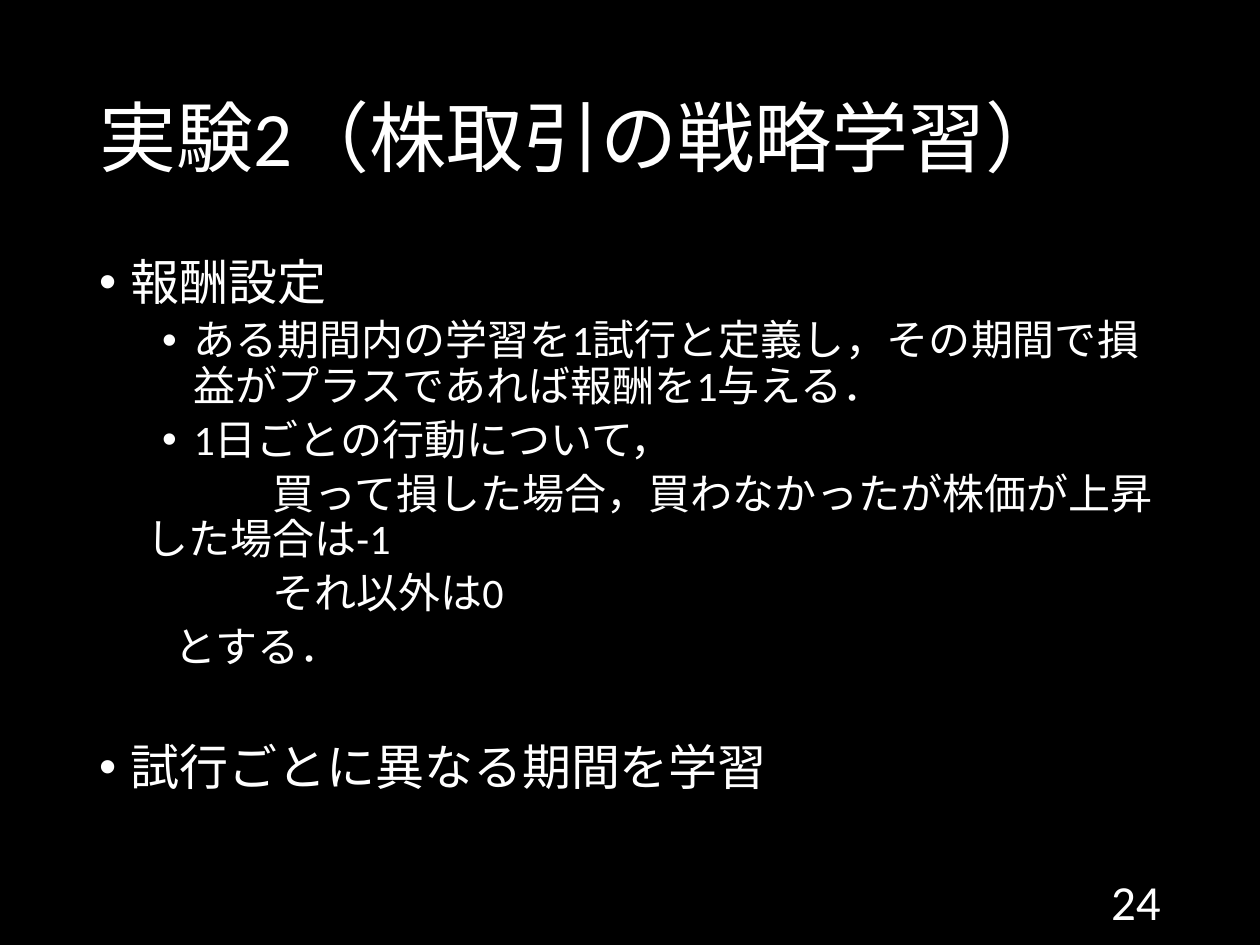
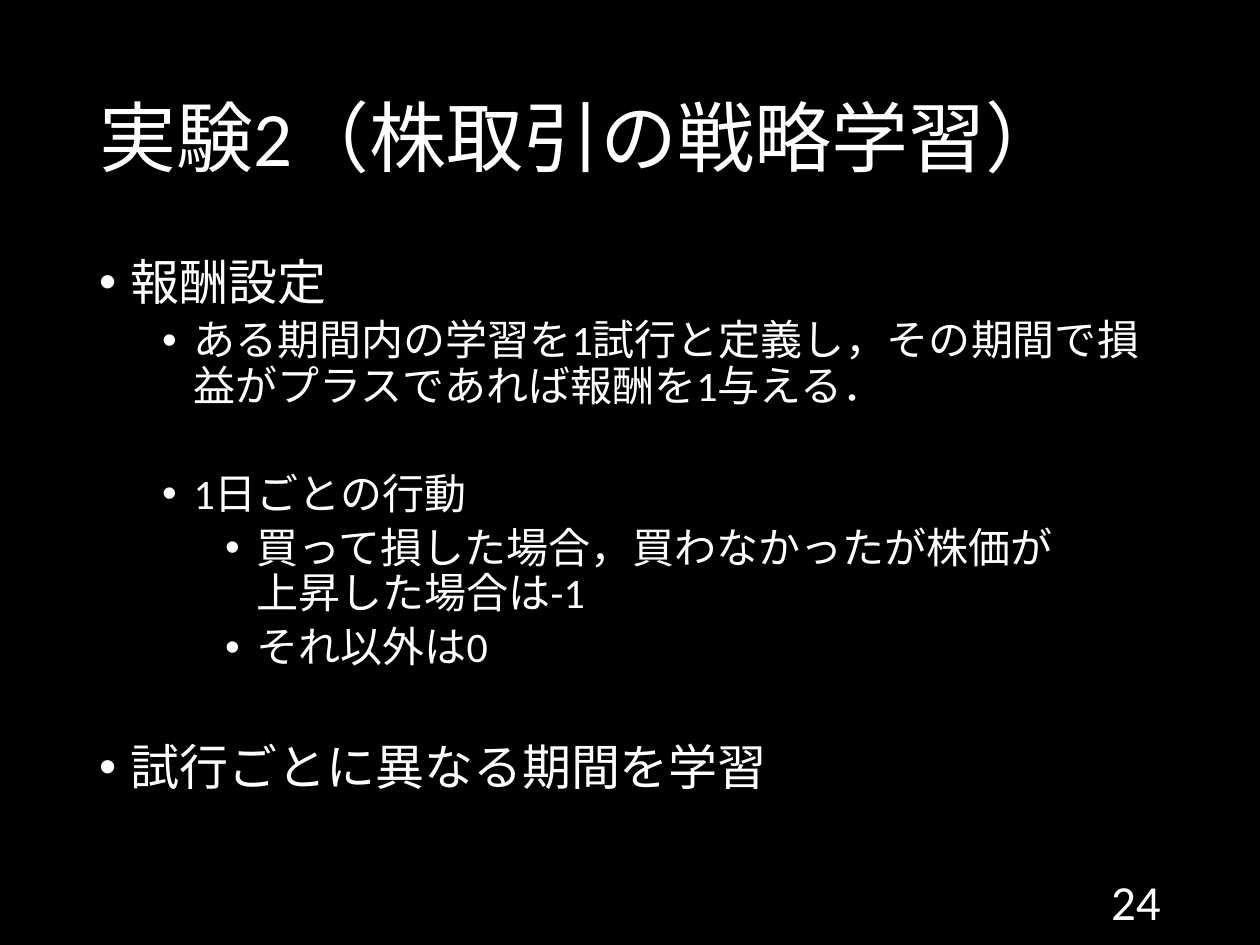
Before and after one commit to 1g-hub/ozeki, a slide deck: slide 24 of B3/情報工学実験II_発表資料.pptx. Drawn at 1260x945 pixels with LibreOffice and Linux fonts; fonts in the diff are those of the drawing. Boxes give left, top, right and bottom in pixels: in the first picture for what was removed or moved away, otherwise in the second. Text is boxed around its words. In the diff, an @@ line names an element or a change of style, - is before the commit and + after.

```diff
--- a/B3/情報工学実験II_発表資料.pptx
+++ b/B3/情報工学実験II_発表資料.pptx
@@ text at [194, 474, 1053, 612]: text changed @@
-  • 1日ごとの行動について，
-  買って損した場合，買わなかったが株価が上昇した場合は-1
+  • 1日ごとの行動
+    • 買って損した場合，買わなかったが株価が
+      上昇した場合は-1
@@ text at [175, 628, 342, 664]: paragraph removed @@
-  とする．
@@ text at [257, 626, 488, 666]: bullet none to •; list level 2 to 3 in "それ以外は0" @@
```
Also in this commit, not shown: 11 other slides changed.
